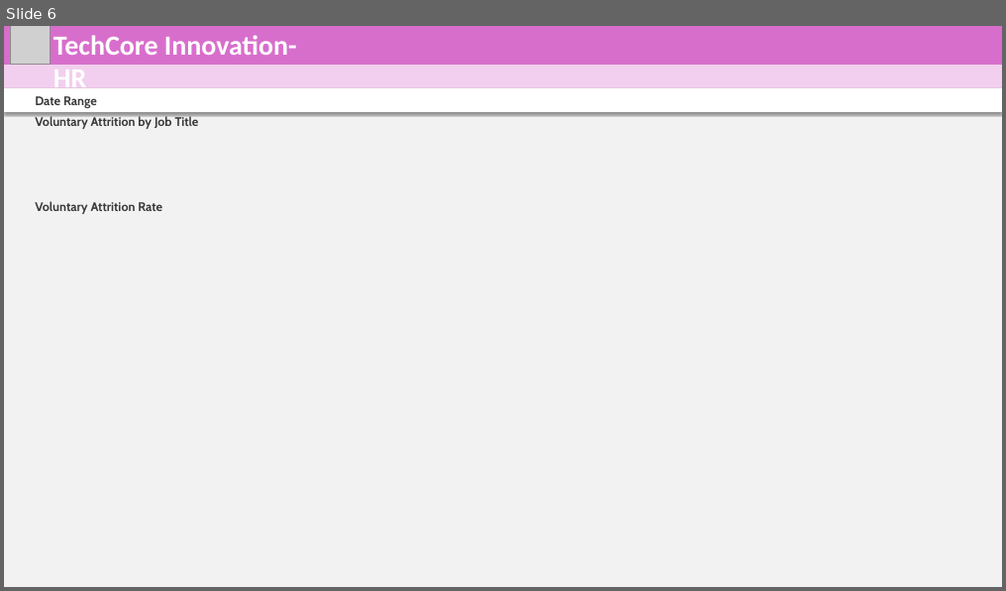
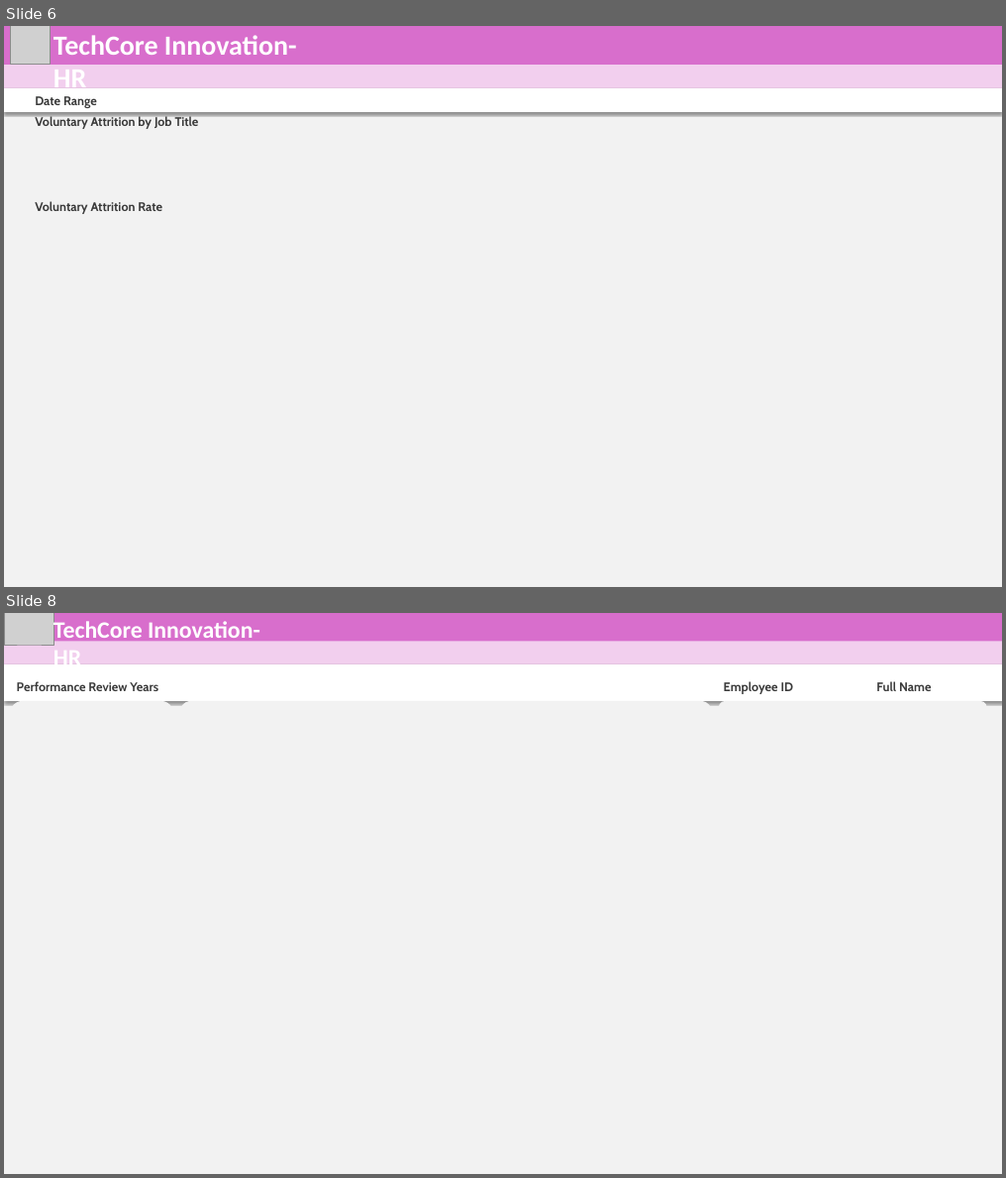
Before and after one commit to mmrnayan/HR-Analysis, a slide deck: New Microsoft PowerPoint Presentation.pptx. Shown one above the other, each under a label of ours: slide 6 before the commit, slides 6 and 8 after it; the slides between them are not shown. The pictures are 1006x591 and 1006x1178 pixels, drawn with LibreOffice and Linux fonts; fonts in the diff are those of the drawing; grey boxes stand for pictures. Boxes give left, top, right and bottom in pixels: in the first picture for what was removed or moved away, otherwise in the second. Text is boxed around its words. In the diff, an @@ line names an element or a change of style, - is before the commit and + after.

```diff
--- a/New Microsoft PowerPoint Presentation.pptx
+++ b/New Microsoft PowerPoint Presentation.pptx
@@ slide 8 added at (4,613,1002,1174), background #F2F2F2 @@
@@ rectangle added at (4,613,1002,652), fill #D86ECC @@
@@ rectangle added at (4,641,1002,664), fill #F2CFEE @@
@@ picture added at (4,613,54,645) @@
@@ text added at (54,617,260,664), 34 pt, text #FFFFFF, bold @@
+TechCore Innovation- HR
@@ rectangle added at (4,664,1002,701), fill #FFFFFF @@
@@ rounded rectangle added at (10,701,173,855), fill #F2F2F2 @@
@@ text added at (17,681,158,691), 18 pt, text #3A3A3A, bold @@
+Performance Review Years
@@ rounded rectangle added at (179,701,712,1164), fill #F2F2F2 @@
@@ rounded rectangle added at (719,701,987,1164), fill #F2F2F2 @@
@@ text added at (724,681,794,694), 18 pt, text #3A3A3A, bold @@
+Employee ID
@@ text added at (876,681,931,691), 18 pt, text #3A3A3A, bold @@
+Full Name
@@ rounded rectangle added at (10,866,173,1164), fill #F2F2F2 @@
```
Also in this commit, not shown: 2 other slides added, 11 other files.
